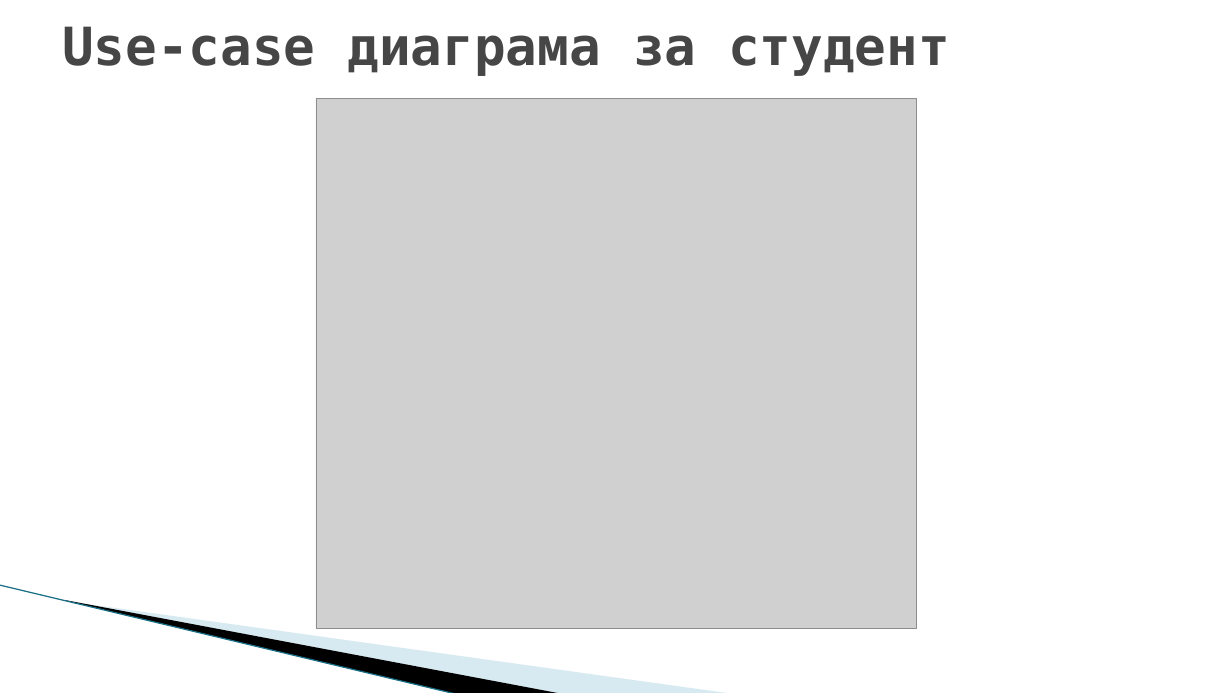
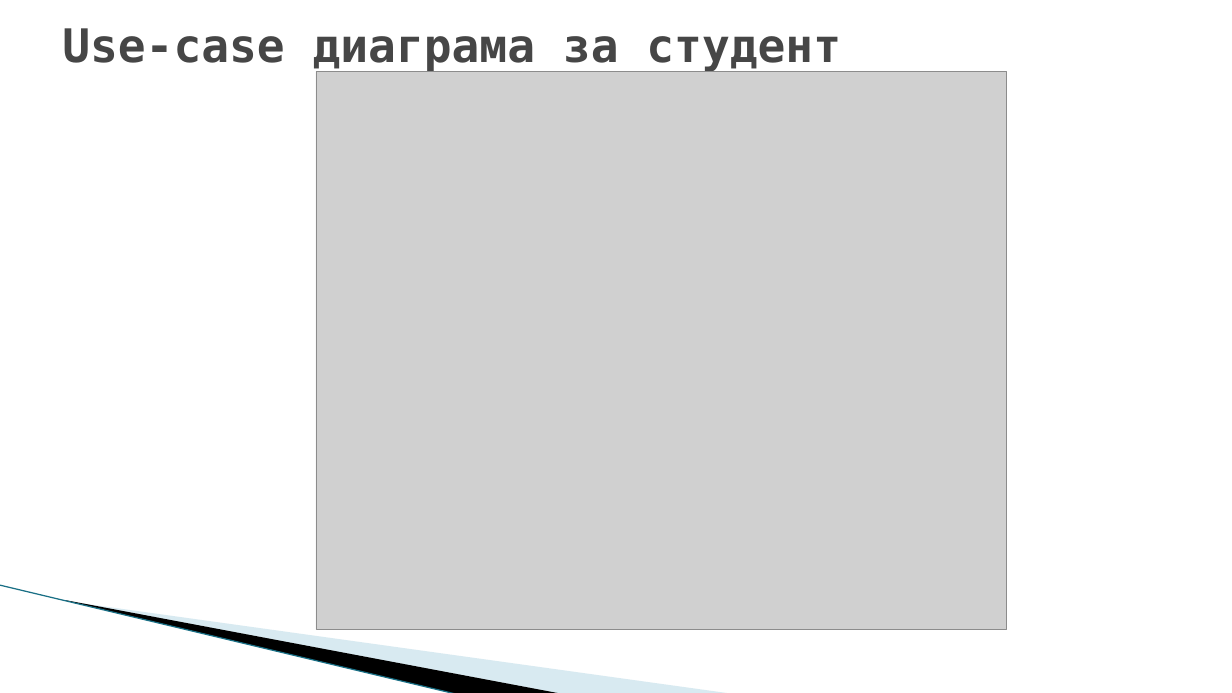
Before and after one commit to sashe944/TestV2Documentation, a slide deck: slide 4 of Мобилен модул за тестова система.pptx. Drawn at 1232x693 pixels with LibreOffice and Linux fonts; fonts in the diff are those of the drawing; grey boxes stand for pictures; background and template pictures are left out. Boxes give left, top, right and bottom in pixels: in the first picture for what was removed or moved away, otherwise in the second. Text is boxed around its words. In the diff, an @@ line names an element or a change of style, - is before the commit and + after.

```diff
--- a/Мобилен модул за тестова система.pptx
+++ b/Мобилен модул за тестова система.pptx
@@ title "Use-case диаграма за студент" at (x1=62, y1=28, x2=841, y2=73): size 41 to 36 pt @@
@@ picture resized from (x1=316, y1=99, x2=916, y2=629) to (x1=316, y1=71, x2=1007, y2=629) @@
```
Also in this commit, not shown: 7 other slides changed, 1 slide added, 3 other files.
